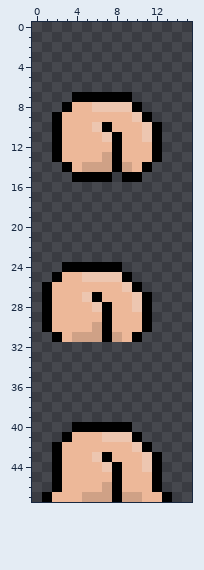
A pixel-art sprite gets an edit: data/scootieBootieReversed.png. This is how it looked before the edit.
The file is 32x96 pixels, drawn in blocks of 2x2; one block is one cell here.
After:
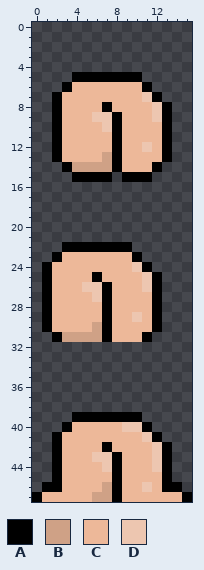
Palette (. is transparent): A #000000  B #cfa186  C #edb899  D #edc6b0
Author's note on the commit: Change noxious ball and scootie animations
Changes in this commit:
@@ x 0..15 @@
  4 ................
- 5 ................
- 6 ................
- 7 ....AAAAAA......
- 8 ...ACCDDDDA.....
- 9 ..ACCCCCCCDA....
-10 ..ACCCDACCCDA...
-11 ..ACCCCDACCDA...
-12 ..ACCCCCACCCA...
-13 ..ACCCCBACCCA...
-14 ...ACBBBABCA....
-15 ....AAAA.AA.....
+ 5 ....AAAAAAA.....
+ 6 ...ACCCCCCCA....
+ 7 ..ACCCCCCCCDA...
+ 8 ..ACCCCACCCCDA..
+ 9 ..ACCCDDACCCDA..
+10 ..ACCCCDACCCCA..
+11 ..ACCCCCACCCCA..
+12 ..ACCCCCACCDCA..
+13 ..ACCCCBACCCCA..
+14 ...ABBBBACCCA...
+15 ....AAAA.AAA....
 16 ................
@@ x 0..15 @@
 21 ................
-22 ................
-23 ................
-24 ...AAAAAA.......
-25 ..ACCDDDDA......
-26 .ACCCCCCCDA.....
-27 .ACCCDACCCDA....
-28 .ACCCCDACCDA....
-29 .ACCCCCACCCA....
-30 .ACCCCBACCCA....
-31 ..ACBBBABCA.....
+22 ...AAAAAAA......
+23 ..ACCCCCCCA.....
+24 .ACCCCCCCCDA....
+25 .ACCCCACCCCDA...
+26 .ACCCDDACCCDA...
+27 .ACCCCDACCCCA...
+28 .ACCCCCACCCCA...
+29 .ACCCCCACCDCA...
+30 .ACCCCBACCCCA...
+31 ..ABBBBACCCA....
 32 ................
@@ x 0..15 @@
 38 ................
-39 ................
-40 ....AAAAAA......
-41 ...ACCCDDDA.....
-42 ..ACCCCCCCDA....
-43 ..ACCCDACCCDA...
-44 ..ACCCCDACCDA...
-45 ..ACCCCCACCCA...
-46 ..ACCCCBACCCA...
-47 .ACCCBBBABBCCA..
+39 ....AAAAAAA.....
+40 ...ACCCCCDDA....
+41 ..ACCCCCCCCDA...
+42 ..ACCCCACCCCDA..
+43 ..ACCCDDACCCDA..
+44 ..ACCCCDACCCDA..
+45 ..ACCCCCACCCCA..
+46 .AACCCCBACCDCAA.
+47 ACCCCCBBACCCCCCA
